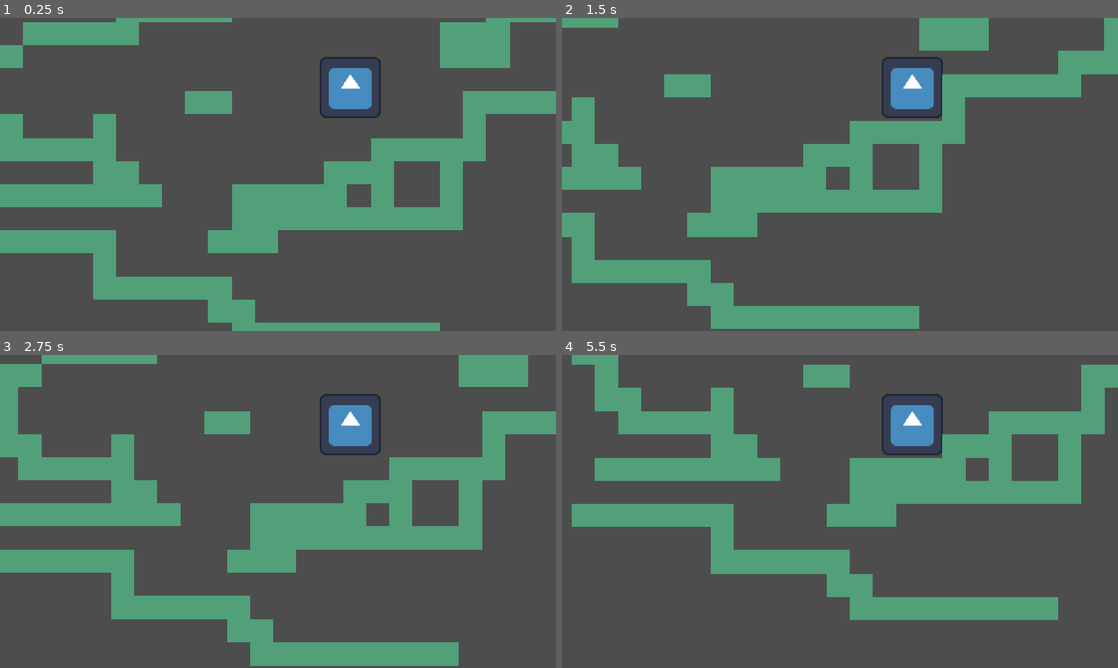
Above: before the commit, frames 1-4 (two rows, left to right).
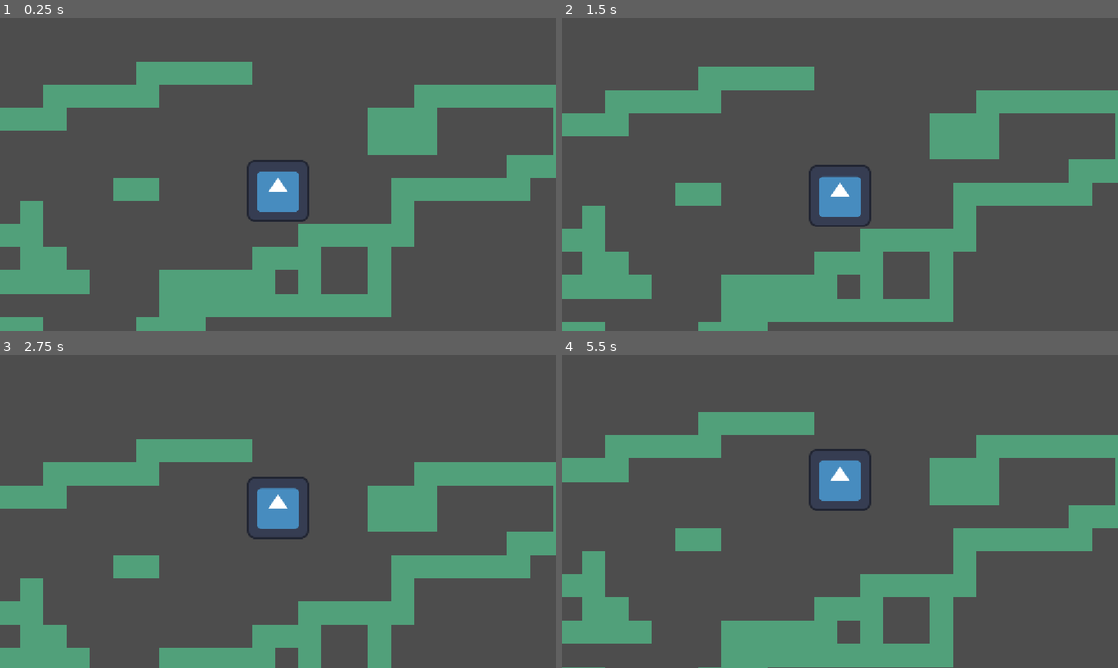
Above: after the commit, the same moments.

Repository: sahasrasoc-bit/jumpstart_game
Game: Godot game, scene res://main.tscn
Same seed, same stepped clock (60 frames per second), same inputs: the game is played once before the commit and once after it. The engine's default icon, where the game draws it, is replaced by a stand-in: a white triangle on a blue panel in a dark square.
Inputs:
- Up to frame 1 (0.25 s): no input
- Up to frame 2 (1.5 s): tap Enter (ui_accept) at 0.5, 0.6 s; hold Right (ui_right) from 0.53 s (still down); tap W (Jump, bound only after the commit) at 0.77, 0.8, 1.07, 1.35 s
- Up to frame 3 (2.75 s): tap W (Jump, bound only after the commit) at 1.52, 1.82, 2.3 s; tap Enter (ui_accept) at 1.55, 2.1 s; release Right (ui_right) at 2.03 s; hold Left (ui_left) from 2.03 s (still down)
- Up to frame 4 (5.5 s): release Left (ui_left) at 2.78 s; hold Right (ui_right) 2.78-4.28 s; tap Enter (ui_accept) at 2.85, 4.35, 5.1 s; tap W (Jump, bound only after the commit) at 3.02, 3.32, 3.6, 3.77, 4.07, 4.52, 4.82, 5.3 s; hold Left (ui_left) 4.28-5.03 s; hold Right (ui_right) from 5.03 s (still down)

The runs differ from the first frame. In frame 1, 39% of the frame differs, in the area x 0-100%, y 0-100%; in frame 2, 36%; in frame 3, 37%; in frame 4, 40%.

Commit message:
finished full basic game project

Diff:
--- a/main.tscn
+++ b/main.tscn
@@ -1485,7 +1485,9 @@
 position = Vector2(147, -177)
 shape = SubResource("RectangleShape2D_m65un")
 
-[node name="Camera2D" type="Camera2D" parent="Player 1" unique_id=2119804914]
+[node name="Camera2D" type="Camera2D" parent="Player 1" unique_id=1478158397]
+position = Vector2(150, -175)
+position_smoothing_enabled = true
 
 [node name="TileMapLayer" type="TileMapLayer" parent="." unique_id=60652864]
 scale = Vector2(3, 3)
--- a/player_1.gd
+++ b/player_1.gd
@@ -1,8 +1,8 @@
 extends CharacterBody2D
 
 
-const SPEED = 300.0
-const JUMP_VELOCITY = -400.0
+const SPEED = 900.0
+const JUMP_VELOCITY = -900.0
 
 
 func _physics_process(delta: float) -> void:
@@ -11,12 +11,12 @@
 		velocity += get_gravity() * delta
 
 	# Handle jump.
-	if Input.is_action_just_pressed("ui_accept") and is_on_floor():
+	if Input.is_action_just_pressed("Jump") and is_on_floor():
 		velocity.y = JUMP_VELOCITY
 
 	# Get the input direction and handle the movement/deceleration.
 	# As good practice, you should replace UI actions with custom gameplay actions.
-	var direction := Input.get_axis("ui_left", "ui_right")
+	var direction := Input.get_axis("Left", "Right")
 	if direction:
 		velocity.x = direction * SPEED
 	else:
--- a/project.godot
+++ b/project.godot
@@ -20,9 +20,28 @@
 window/stretch/mode="canvas_items"
 window/stretch/aspect="expand"
 
+[input]
+
+Jump={
+"deadzone": 0.2,
+"events": [Object(InputEventKey,"resource_local_to_scene":false,"resource_name":"","device":-1,"window_id":0,"alt_pressed":false,"shift_pressed":false,"ctrl_pressed":false,"meta_pressed":false,"pressed":false,"keycode":0,"physical_keycode":87,"key_label":0,"unicode":87,"location":0,"echo":false,"script":null)
+]
+}
+Right={
+"deadzone": 0.2,
+"events": [Object(InputEventKey,"resource_local_to_scene":false,"resource_name":"","device":-1,"window_id":0,"alt_pressed":false,"shift_pressed":false,"ctrl_pressed":false,"meta_pressed":false,"pressed":false,"keycode":0,"physical_keycode":68,"key_label":0,"unicode":68,"location":0,"echo":false,"script":null)
+]
+}
+Left={
+"deadzone": 0.2,
+"events": [Object(InputEventKey,"resource_local_to_scene":false,"resource_name":"","device":-1,"window_id":0,"alt_pressed":false,"shift_pressed":false,"ctrl_pressed":false,"meta_pressed":false,"pressed":false,"keycode":0,"physical_keycode":65,"key_label":0,"unicode":97,"location":0,"echo":false,"script":null)
+]
+}
+
 [physics]
 
 3d/physics_engine="Jolt Physics"
+2d/default_gravity=2500.0
 
 [rendering]
 
